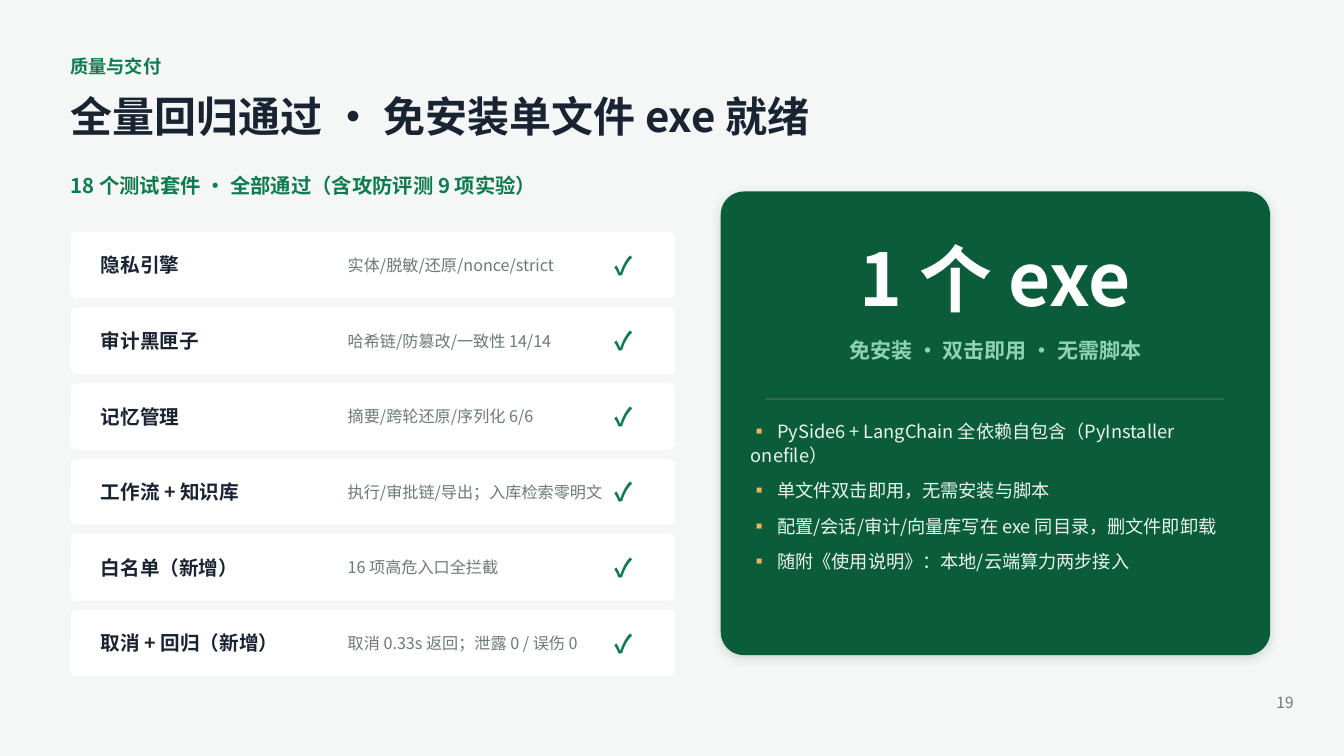
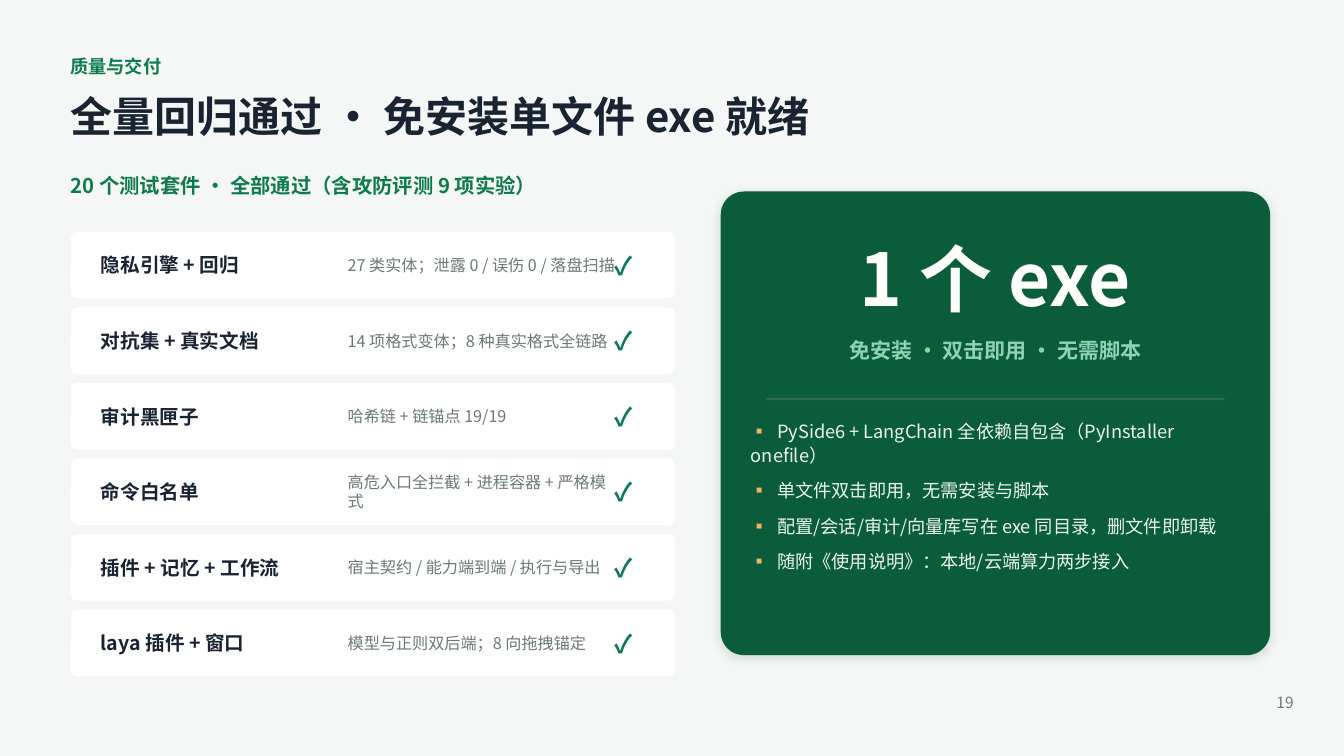
Before and after one commit to Andysun06/yindun-agent, a slide deck: slide 19 of docs/隐盾安全智能体_项目汇报.pptx. Drawn at 1344x756 pixels with LibreOffice and Linux fonts; fonts in the diff are those of the drawing. Boxes give left, top, right and bottom in pixels: in the first picture for what was removed or moved away, otherwise in the second. Text is boxed around its words. In the diff, an @@ line names an element or a change of style, - is before the commit and + after.

Commit message:
汇报 PPT 刷新到 V3.4.5 口径（套件 18→20、补进程容器与严格模式、封面版本徽标）并重新生成；README 交付物表补版本标注、撤掉对内《开发记忆》入口

```diff
--- a/docs/隐盾安全智能体_项目汇报.pptx
+++ b/docs/隐盾安全智能体_项目汇报.pptx
@@ text at [71, 175, 536, 195]: text changed @@
-18 个测试套件 · 全部通过（含攻防评测 9 项实验）
+20 个测试套件 · 全部通过（含攻防评测 9 项实验）
@@ text at [101, 255, 239, 274]: text changed @@
-隐私引擎
+隐私引擎 + 回归
@@ text at [348, 257, 614, 274]: text changed @@
-实体/脱敏/还原/nonce/strict
+27 类实体；泄露 0 / 误伤 0 / 落盘扫描
@@ text added at [101, 331, 258, 350], 14 pt, text #1A2332, bold @@
+对抗集 + 真实文档
@@ text at [348, 333, 608, 350]: text changed @@
-哈希链/防篡改/一致性 14/14
+14 项格式变体；8 种真实格式全链路
@@ text "审计黑匣子": place and size @@
-text "审计黑匣子" at [101, 331, 199, 350]
+text "审计黑匣子" at [101, 407, 199, 426]
@@ text removed at [101, 407, 179, 426] @@
-记忆管理
@@ text at [348, 408, 506, 425]: text changed @@
-摘要/跨轮还原/序列化 6/6
+哈希链 + 链锚点 19/19
@@ text at [348, 474, 606, 508]: text changed @@
-执行/审批链/导出；入库检索零明文
+高危入口全拦截 + 进程容器 + 严格模式
@@ text at [101, 482, 199, 501]: text changed @@
-工作流 + 知识库
+命令白名单
@@ text at [101, 558, 279, 577]: text changed @@
-白名单（新增）
+插件 + 记忆 + 工作流
@@ text at [348, 559, 601, 575]: text changed @@
-16 项高危入口全拦截
+宿主契约 / 能力端到端 / 执行与导出
@@ text at [101, 633, 244, 655]: text changed @@
-取消 + 回归（新增）
+laya 插件 + 窗口
@@ text at [348, 635, 586, 652]: text changed @@
-取消 0.33s 返回；泄露 0 / 误伤 0
+模型与正则双后端；8 向拖拽锚定
```
Also in this commit, not shown: 3 other slides changed, 3 other files.
